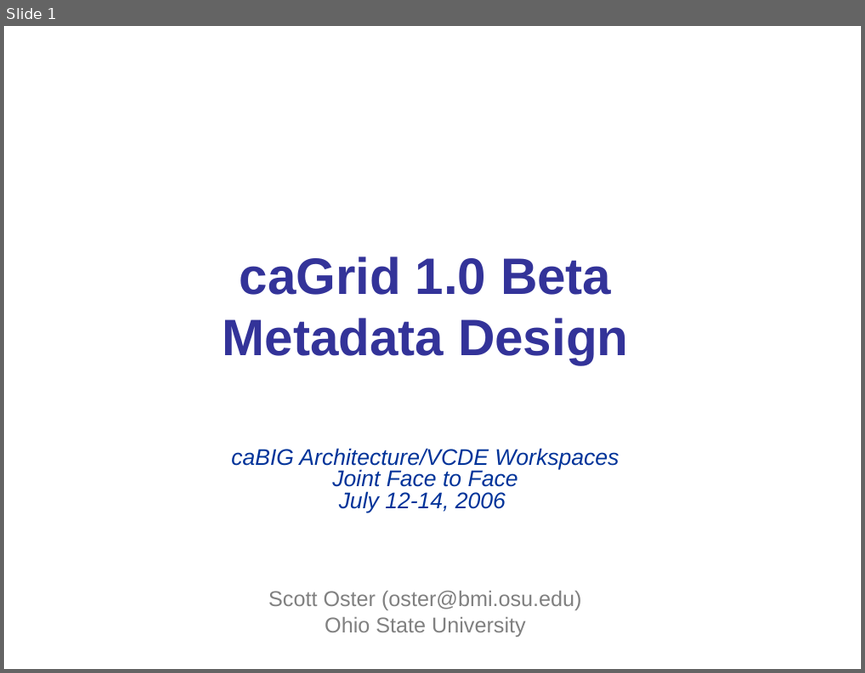
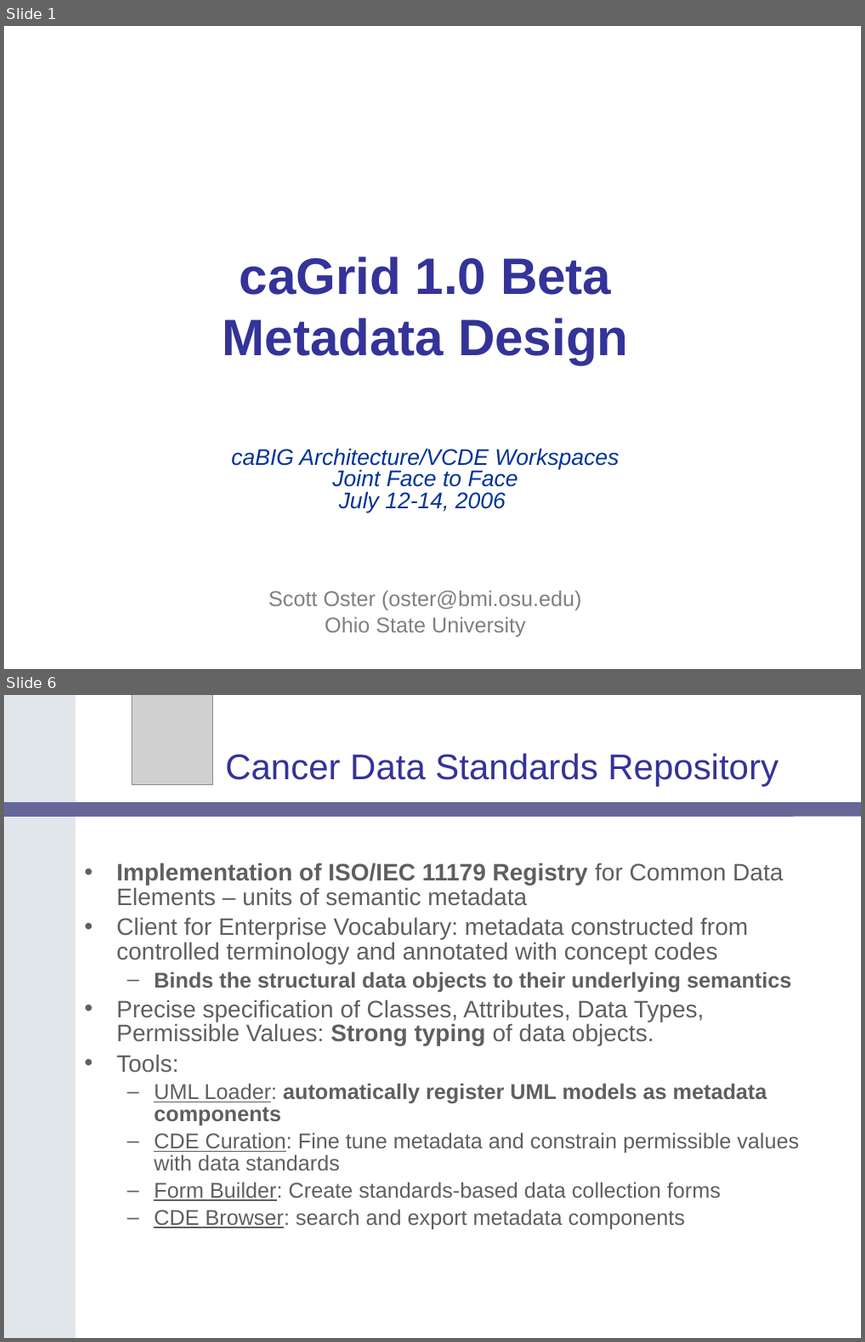
Before and after one commit to NCIP/cagrid-docs, a slide deck: presentations/200607_VCDE_ARCH/caGrid-1.0_Beta_Metadata.ppt. Shown one above the other, each under a label of ours: slide 1 before the commit, slides 1 and 6 after it; the slides between them are not shown. The pictures are 865x673 and 865x1342 pixels, drawn with LibreOffice and Linux fonts; fonts in the diff are those of the drawing; grey boxes stand for pictures; background and template pictures are left out. Boxes give left, top, right and bottom in pixels: in the first picture for what was removed or moved away, otherwise in the second. Text is boxed around its words. In the diff, an @@ line names an element or a change of style, - is before the commit and + after.

```diff
--- a/presentations/200607_VCDE_ARCH/caGrid-1.0_Beta_Metadata.ppt
+++ b/presentations/200607_VCDE_ARCH/caGrid-1.0_Beta_Metadata.ppt
@@ slide 6 added at <box>4,695,861,1338</box>, background #FFFFFF @@
@@ freeform shape added at <box>4,695,75,1338</box>, fill #E1E6EB @@
@@ picture added at <box>132,695,213,785</box> @@
@@ title added at <box>225,753,778,787</box>, 30 pt, text #333399 @@
+Cancer Data Standards Repository
@@ rounded rectangle added at <box>4,802,861,817</box>, fill #666699 @@
@@ text added at <box>116,862,799,1229</box>, 18 pt, text #5F5F5F @@
+• Implementation of ISO/IEC 11179 Registry for Common Data Elements – units of semantic metadata
+• Client for Enterprise Vocabulary: metadata constructed from controlled terminology and annotated with concept codes
+  – Binds the structural data objects to their underlying semantics
+• Precise specification of Classes, Attributes, Data Types, Permissible Values: Strong typing of data objects.
+• Tools:
+  – UML Loader: automatically register UML models as metadata components
+  – CDE Curation: Fine tune metadata and constrain permissible values with data standards
+  – Form Builder: Create standards-based data collection forms
+  – CDE Browser: search and export metadata components
```
Also in this commit, not shown: 41 other slides added, 1 slide removed.
